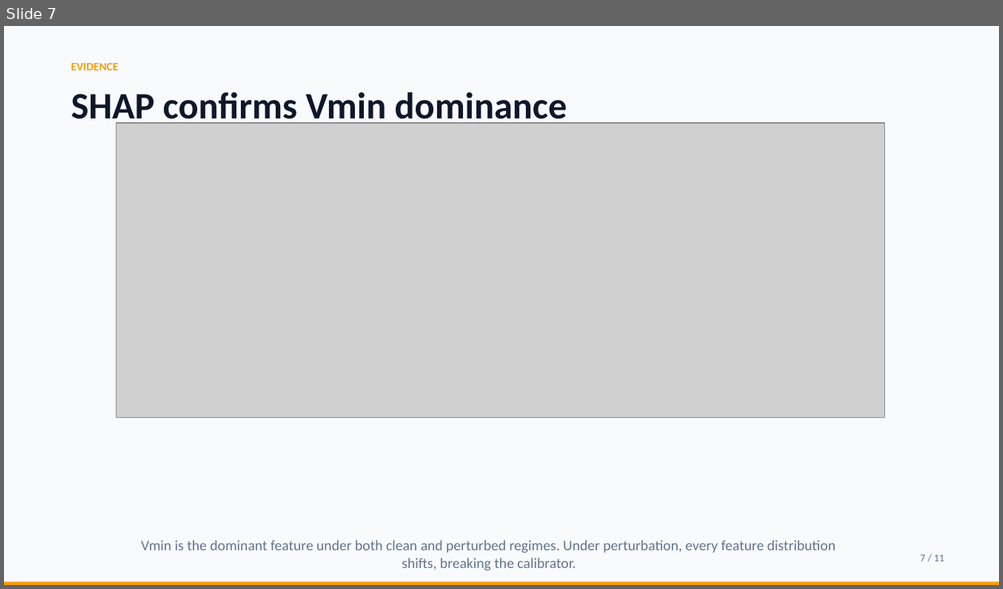
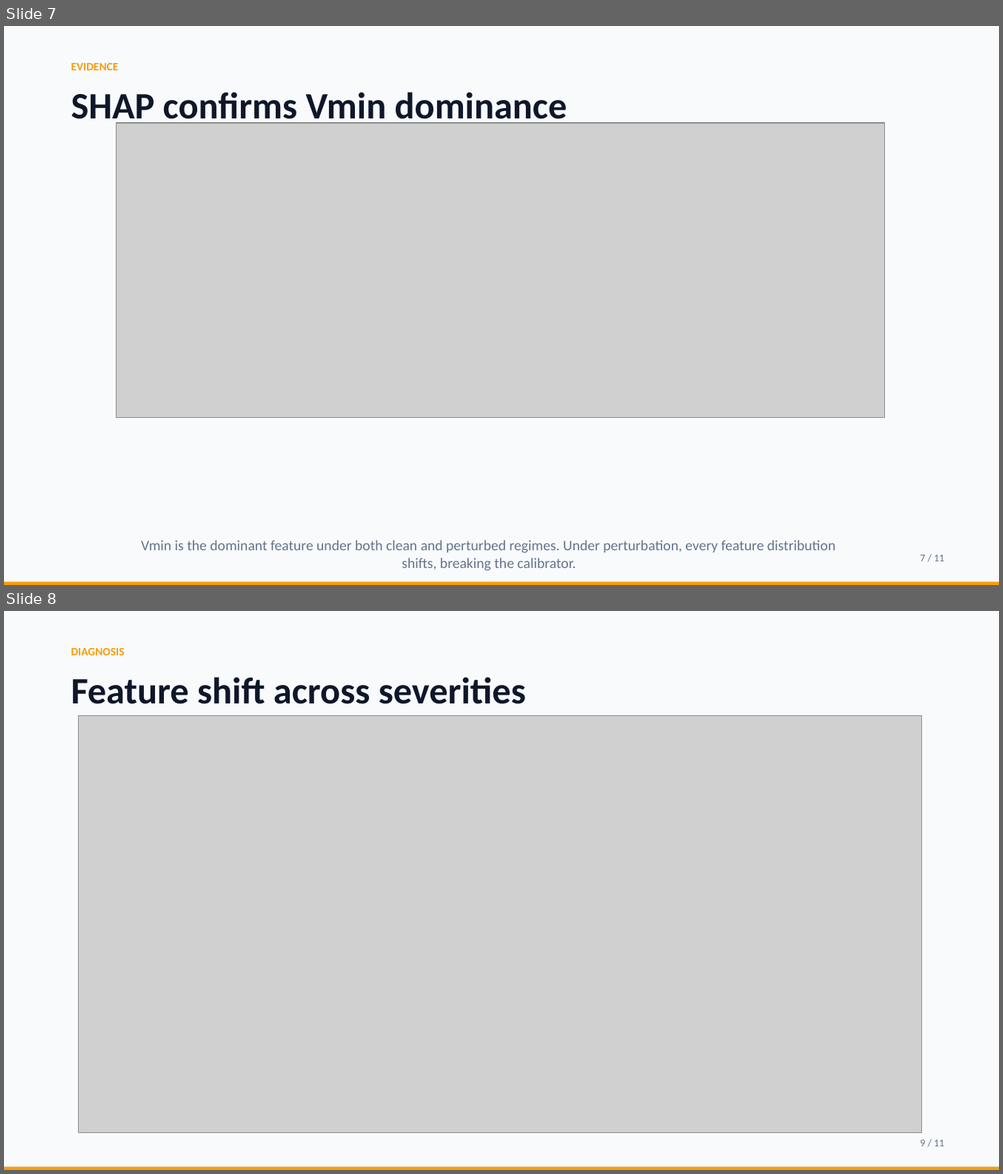
Before and after one commit to touhidsiddiqueeraj-bit/Robustness-of-Multihorizon-Battery-Failure-Intelligence, a slide deck: opendesign/mockups/conference-b-deck/robustness_presentation.pptx. Shown one above the other, each under a label of ours: slide 7 before the commit, slides 7 and 8 after it. The pictures are 1003x589 and 1003x1174 pixels, drawn with LibreOffice and Linux fonts; fonts in the diff are those of the drawing; grey boxes stand for pictures. Boxes give left, top, right and bottom in pixels: in the first picture for what was removed or moved away, otherwise in the second. Text is boxed around its words. In the diff, an @@ line names an element or a change of style, - is before the commit and + after.

Commit message:
Add Vmin distribution panel across severities, add to paper and PPTX, rebuild PDF

```diff
--- a/opendesign/mockups/conference-b-deck/robustness_presentation.pptx
+++ b/opendesign/mockups/conference-b-deck/robustness_presentation.pptx
@@ slide 8 added at (x1=4, y1=611, x2=999, y2=1170), background #F8FAFC @@
@@ text added at (x1=71, y1=648, x2=125, y2=655), 11 pt, text #F59E0B, bold @@
+DIAGNOSIS
@@ text added at (x1=71, y1=677, x2=526, y2=704), 36 pt, text #0F172A, bold @@
+Feature shift across severities
@@ picture added at (x1=79, y1=715, x2=922, y2=1133) @@
@@ text added at (x1=919, y1=1140, x2=944, y2=1147), 10 pt, text #64748B @@
+9 / 11
@@ rectangle added at (x1=4, y1=1167, x2=999, y2=1170), fill #F59E0B @@
```
Also in this commit, not shown: 3 slides changed, 6 other files.
